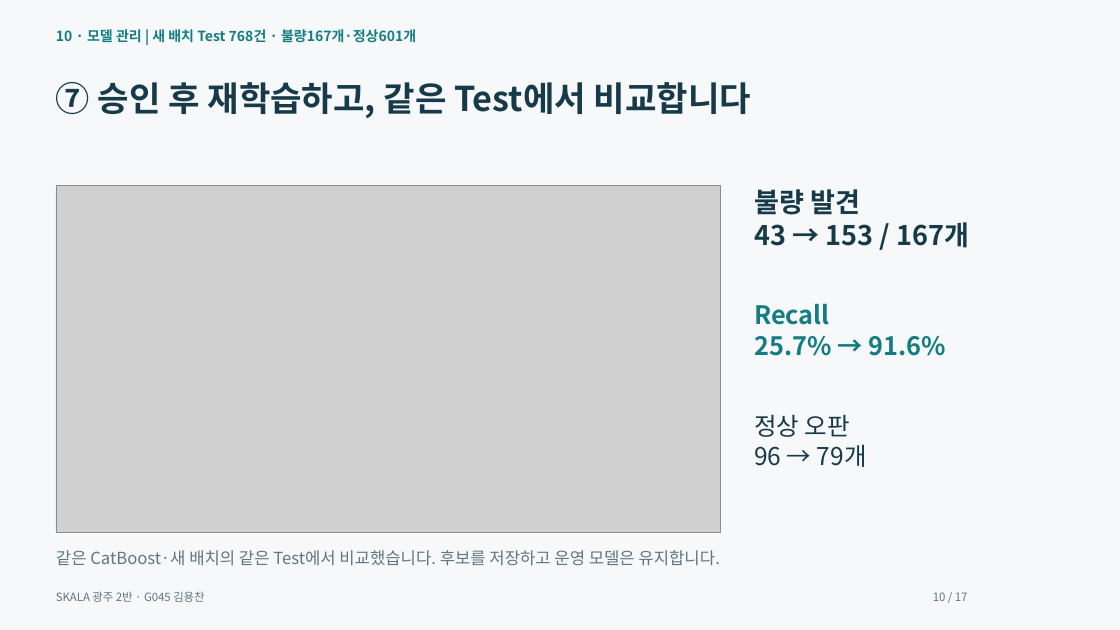
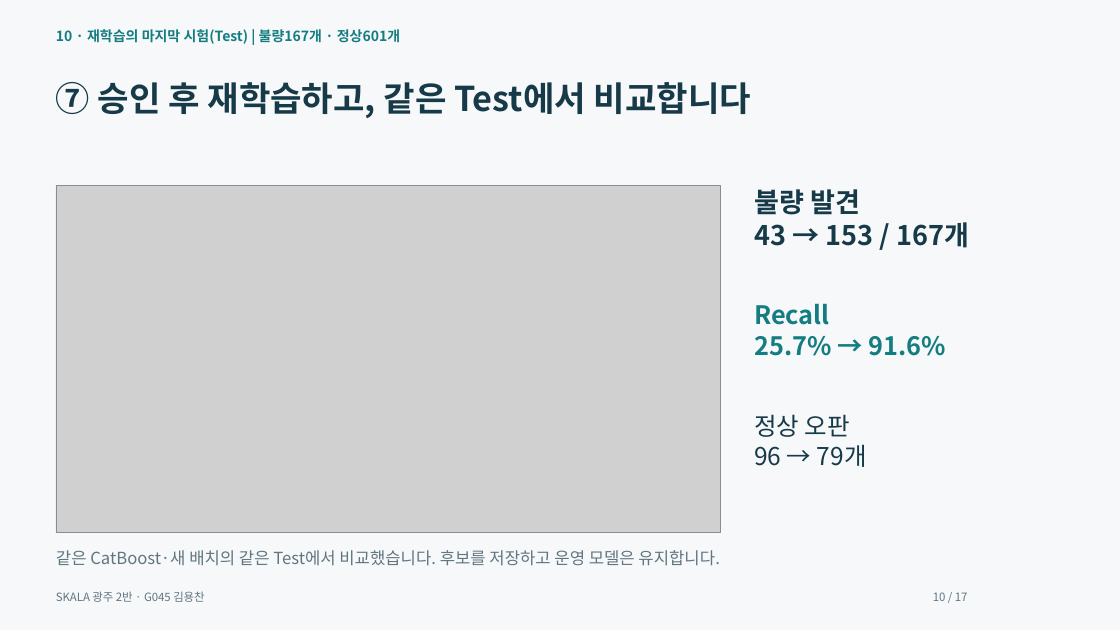
Before and after one commit to dragonchan95/Semiconductor-AI-Agent, a slide deck: slide 10 of docs/G045_Semiconductor_Agent.pptx. Drawn at 1120x630 pixels with LibreOffice and Linux fonts; fonts in the diff are those of the drawing; grey boxes stand for pictures. Boxes give left, top, right and bottom in pixels: in the first picture for what was removed or moved away, otherwise in the second. Text is boxed around its words. In the diff, an @@ line names an element or a change of style, - is before the commit and + after.

```diff
--- a/docs/G045_Semiconductor_Agent.pptx
+++ b/docs/G045_Semiconductor_Agent.pptx
@@ text at (56, 29, 400, 44): text changed @@
-10 · 모델 관리 | 새 배치 Test 768건 · 불량167개·정상601개
+10 · 재학습의 마지막 시험(Test) | 불량167개 · 정상601개
```
Also in this commit, not shown: 7 other slides changed, 5 other files.
